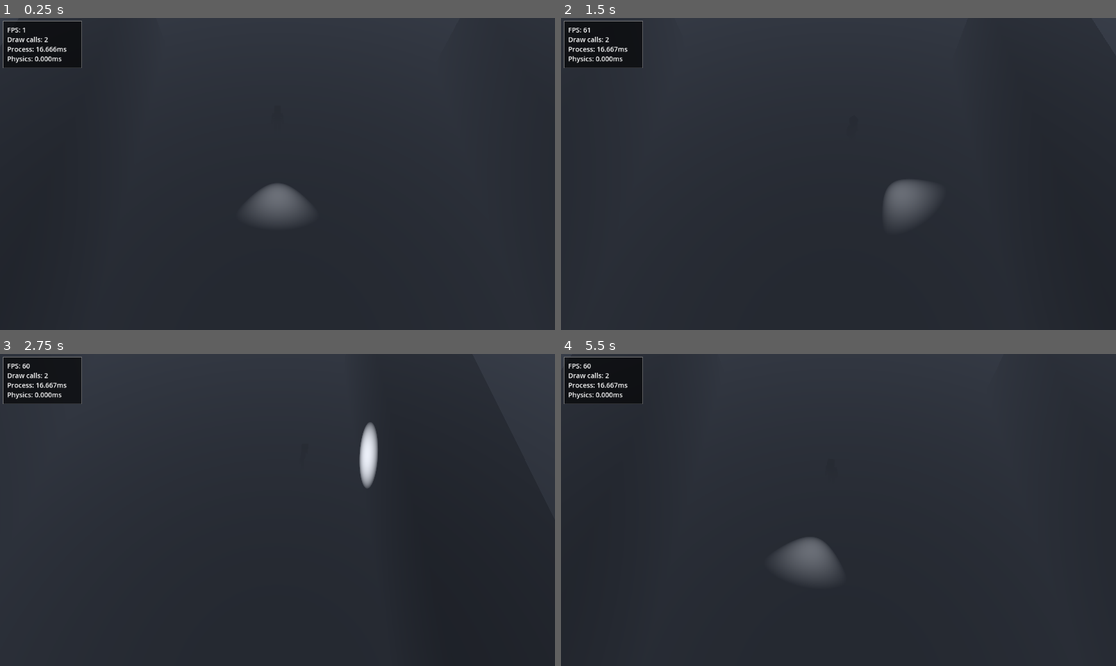
Above: before the commit, frames 1-4 (two rows, left to right).
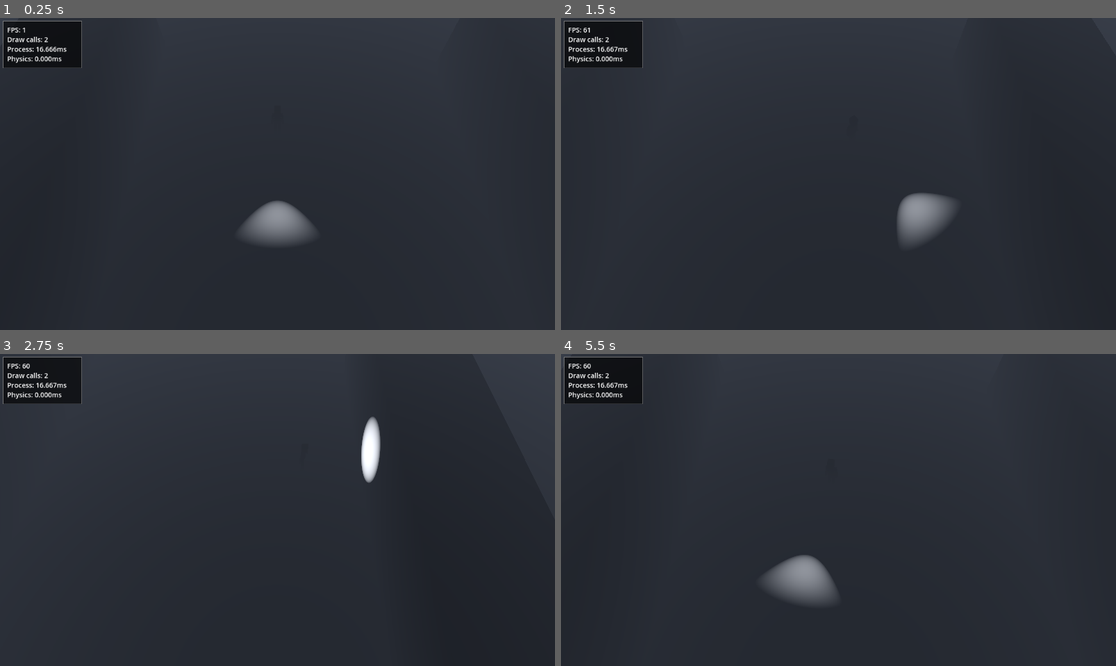
Above: after the commit, the same moments.

Repository: whattheheckman/cppHalloweenJam
Game: Godot game, scene res://test.tscn
The game is run twice, just before and just after one commit, with the same random seed, the same clock (stepped at 60 frames per second) and the same inputs. A sky picture missing from this copy of the repository is replaced by a grey-blue gradient.
Inputs:
- Up to frame 1 (0.25 s): no input
- Up to frame 2 (1.5 s): tap Enter at 0.5 s; hold D (right) 0.53-1.28 s; hold S (back) from 1.28 s (still down)
- Up to frame 3 (2.75 s): release S (back) at 2.03 s; hold D (right) from 2.03 s (still down)
- Up to frame 4 (5.5 s): release D (right) at 2.78 s; hold W (forward) 2.78-3.53 s; hold A (left) 3.53-5.03 s; tap Space at 5 s; hold S (back) from 5.03 s (still down)

The runs differ from the first frame. In frame 1, 1.7% of the frame differs, in the area x 43-57%, y 53-73%; in frame 2, 1.6%; in frame 3, 0.5%; in frame 4, 1.9%, in the area x 36-50%, y 58-80%.

Commit message:
tweaked light settings

Diff:
--- a/entities/player/player.tscn
+++ b/entities/player/player.tscn
@@ -31,8 +31,8 @@
 surface_material_override/0 = SubResource("StandardMaterial3D_b4nd6")
 
 [node name="SpotLight3D" type="SpotLight3D" parent="ModelPivot"]
-transform = Transform3D(-1, -1.06581e-14, -8.74228e-08, 3.5008e-09, 0.999198, -0.0400446, 8.73527e-08, -0.0400446, -0.999198, 0, 1.28101, 0.64576)
-light_energy = 6.429
+transform = Transform3D(-1, -8.65992e-15, -8.74228e-08, 1.34981e-08, 0.988008, -0.1544, 8.63745e-08, -0.1544, -0.988008, 0, 1.28101, 0.64576)
+light_energy = 12.857
 shadow_enabled = true
-spot_range = 4.5929
-spot_angle = 33.75
+spot_range = 5.22899
+spot_angle = 32.5188
--- a/test.tscn
+++ b/test.tscn
@@ -16,6 +16,9 @@
 
 [sub_resource type="PlaneMesh" id="PlaneMesh_cw8ws"]
 size = Vector2(100, 100)
+
+[sub_resource type="StandardMaterial3D" id="StandardMaterial3D_i3h7n"]
+metallic_specular = 1.0
 
 [sub_resource type="ConcavePolygonShape3D" id="ConcavePolygonShape3D_ijlis"]
 data = PackedVector3Array(50, 0, 50, -50, 0, 50, 50, 0, -50, -50, 0, 50, -50, 0, -50, 50, 0, -50)
@@ -80,6 +83,7 @@
 
 [node name="MeshInstance3D" type="MeshInstance3D" parent="world"]
 mesh = SubResource("PlaneMesh_cw8ws")
+surface_material_override/0 = SubResource("StandardMaterial3D_i3h7n")
 
 [node name="StaticBody3D" type="StaticBody3D" parent="world/MeshInstance3D"]
 
@@ -124,11 +128,6 @@
 [node name="Player" parent="." instance=ExtResource("2_gtc0b")]
 transform = Transform3D(1, 0, 0, 0, 1, 0, 0, 0, 1, -0.141961, 0, 0)
 
-[node name="SpotLight3D" parent="Player" index="2"]
-shadow_enabled = true
-spot_range = 8.0767
-spot_angle = 51.5985
-
 [node name="Camera" parent="." node_paths=PackedStringArray("_player") instance=ExtResource("3_c014t")]
 transform = Transform3D(1, 0, 0, 0, 0.866025, -0.5, 0, 0.5, 0.866025, -0.141961, 0, 0)
 smothiness = 0.05
Not shown: 1 places in test.tscn that only renumber resources
